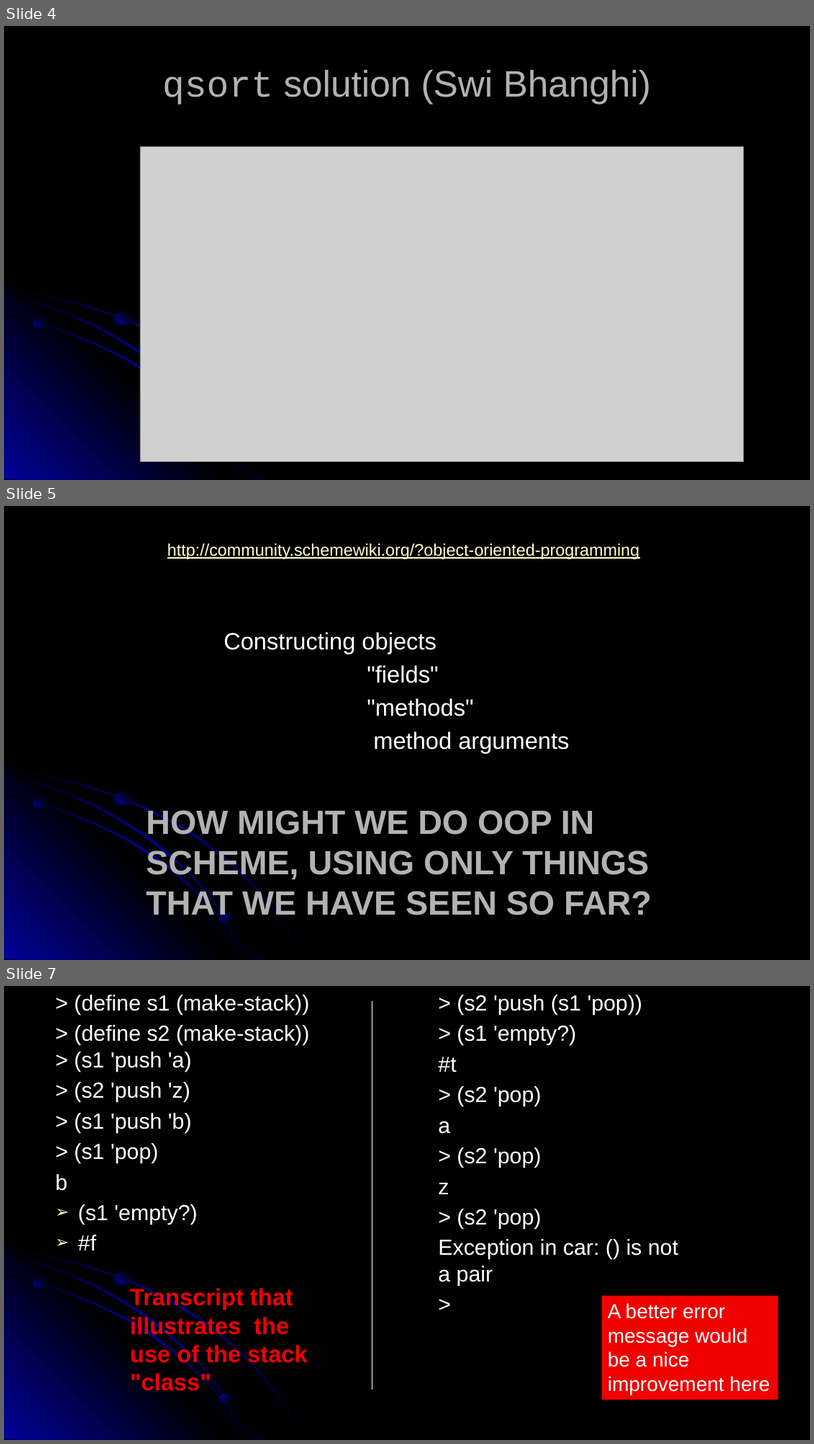
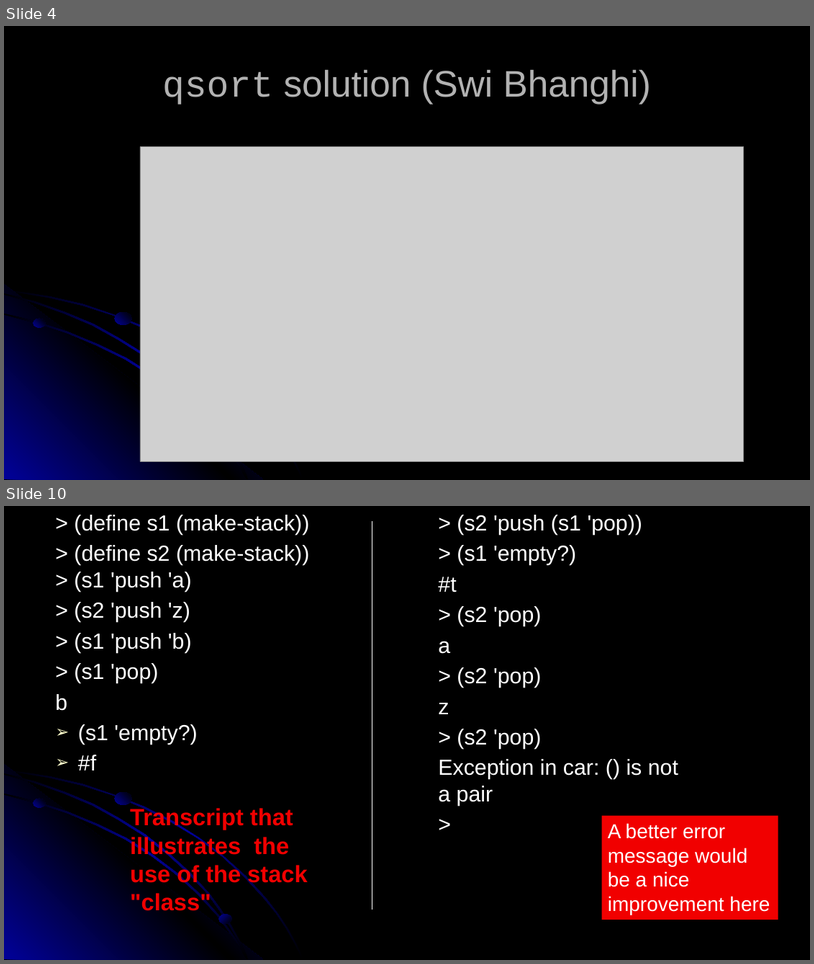
Before and after one commit to RHIT-CSSE/csse304, a slide deck: ClassMaterials/OOP/09-OOP-202120.pptx. Shown one above the other, each under a label of ours: slides 4, 5 and 7 before the commit, slides 4 and 10 after it; the slides between them are not shown. The pictures are 814x1444 and 814x964 pixels, drawn with LibreOffice and Linux fonts; fonts in the diff are those of the drawing; grey boxes stand for pictures. Boxes give left, top, right and bottom in pixels: in the first picture for what was removed or moved away, otherwise in the second. Text is boxed around its words. In the diff, an @@ line names an element or a change of style, - is before the commit and + after.

```diff
--- a/ClassMaterials/OOP/09-OOP-202120.pptx
+++ b/ClassMaterials/OOP/09-OOP-202120.pptx
@@ slide 5 removed at (x1=4, y1=506, x2=810, y2=960), background #000000; not listed: 7 template elements that a slide beside it also shows @@
@@ text removed at (x1=167, y1=543, x2=640, y2=559) @@
-http://community.schemewiki.org/?object-oriented-programming
@@ text removed at (x1=224, y1=632, x2=569, y2=752) @@
-Constructing objects
-"fields"
-"methods"
-method arguments
@@ title removed at (x1=146, y1=807, x2=652, y2=921) @@
-HOW MIGHT WE DO OOP IN SCHEME, USING ONLY THINGS THAT WE HAVE SEEN SO FAR?
@@ what was slide 7 is now slide 10 @@
```
Also in this commit, not shown: 1 slide changed, 6 slides added, 1 other slide removed, 5 other files.
